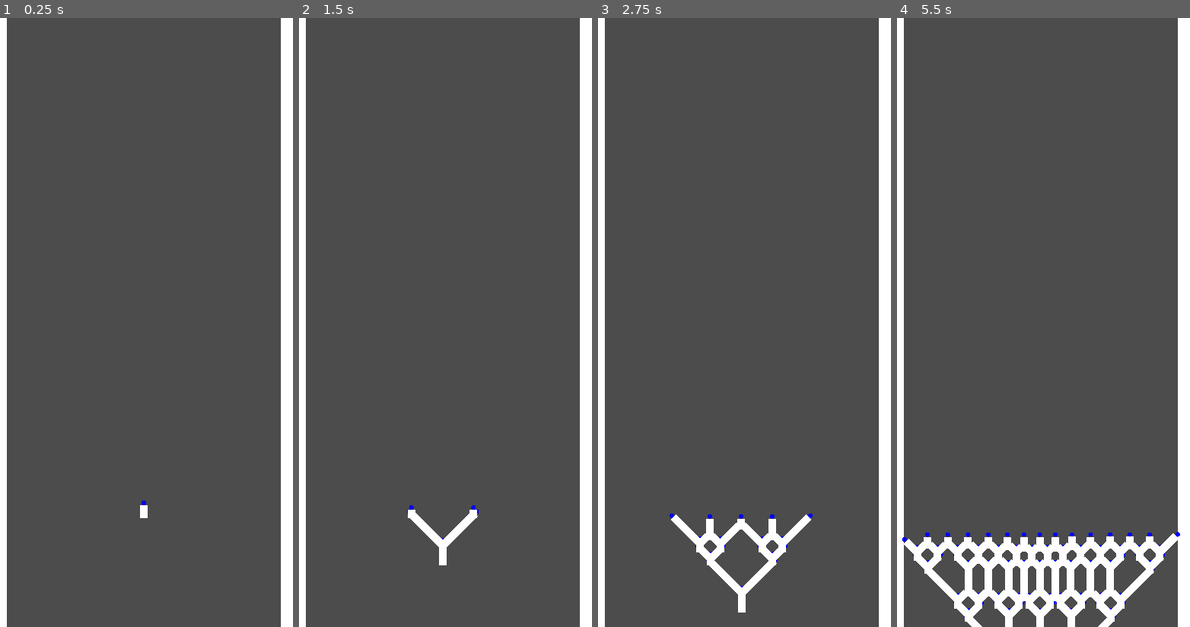
Above: before the commit, frames 1-4 (left to right).
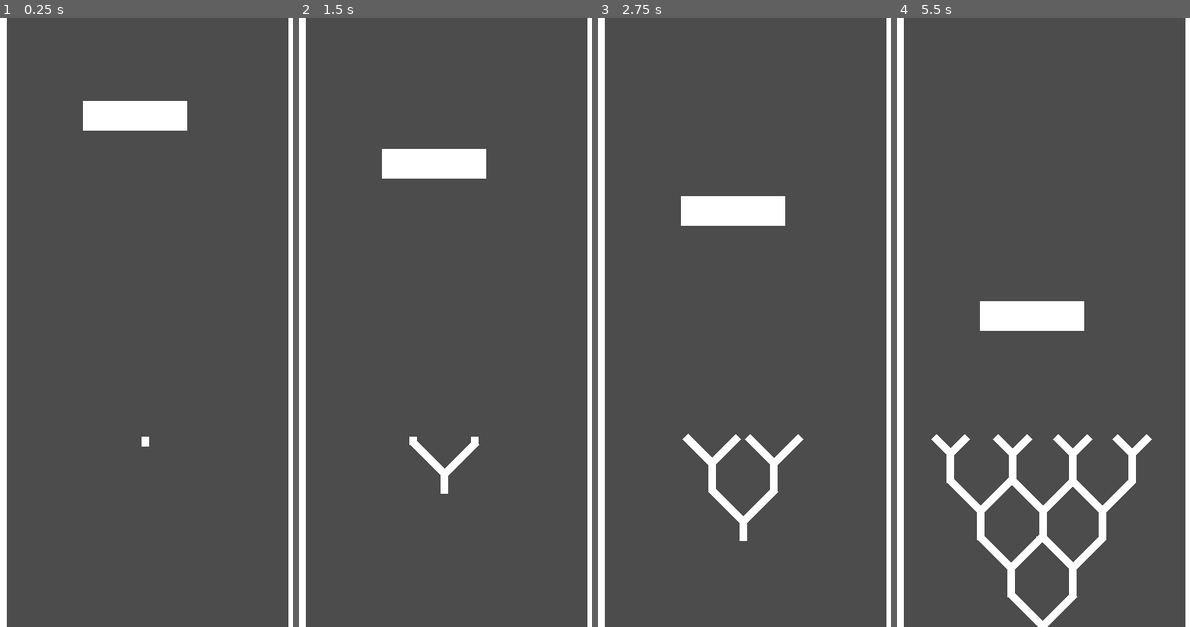
Above: after the commit, the same moments.

Repository: Ryan-Mirch/Divide-Endless-Runner-Game
Game: Godot game, scene res://Scenes/GameScene.tscn
Two runs of this game, one before a commit and one after it. Both use one fixed random seed, a clock stepped at 60 frames per second and the inputs below.
Inputs:
- Up to frame 1 (0.25 s): no input
- Up to frame 2 (1.5 s): tap Enter (ui_accept) at 0.5, 1.35 s; hold Enter (ui_accept) 0.53-1.28 s
- Up to frame 3 (2.75 s): tap Enter (ui_accept) at 1.52, 1.82 s; hold Enter (ui_accept) from 2.03 s (still down)
- Up to frame 4 (5.5 s): release Enter (ui_accept) at 2.78 s; tap Enter (ui_accept) at 2.85, 3.02, 3.32, 4.35, 4.52, 4.82 s; hold Enter (ui_accept) 3.53-4.28 s; hold Enter (ui_accept) from 5.03 s (still down)

The runs differ from the first frame. In frame 1, 4.4% of the frame differs, in the area x 28-99%, y 0-100%; in frame 2, 5.4%; in frame 3, 7.2%; in frame 4, 13%, in the area x 1-99%, y 0-100%.

Commit message:
Massive Update
Redid movement, splitting
added barriers
added borders

Diff:
--- a/Scenes/Barrier.tscn
+++ b/Scenes/Barrier.tscn
@@ -1,16 +1,76 @@
-[gd_scene load_steps=2 format=2]
+[gd_scene load_steps=4 format=2]
 
-[sub_resource type="RectangleShape2D" id=1]
-extents = Vector2( 19.7149, 806.304 )
+[sub_resource type="GDScript" id=3]
+script/source = "extends ColorRect
+
+# Declare member variables here. Examples:
+# var a = 2
+# var b = \"text\"
+
+# Called when the node enters the scene tree for the first time.
+func _ready():
+	pass # Replace with function body.
+
+# Called every frame. 'delta' is the elapsed time since the previous frame.
+func _process(delta):
+	update_length(delta)
+
+func update_length(delta):
+	var pixelsToMove
+	var speed = Global.speed
+
+	pixelsToMove = (speed * (delta))
+
+	rect_position.y += pixelsToMove
+
+	if rect_position.y > $\"../Garbage\".rect_position.y:
+		print(\"barrier deleted\")
+		queue_free()
+
+
+func _on_AreaBarrier_area_entered(area):
+	if area.name == \"AreaFront\":
+		area.get_seg().leading = false
+"
+
+[sub_resource type="GDScript" id=1]
+script/source = "extends Area2D
+
+# Declare member variables here. Examples:
+# var a = 2
+# var b = \"text\"
+
+# Called when the node enters the scene tree for the first time.
+func _ready():
+	pass # Replace with function body.
+
+# Called every frame. 'delta' is the elapsed time since the previous frame.
+#func _process(delta):
+#	pass
+
+func get_twin():
+	return self
+"
+
+[sub_resource type="RectangleShape2D" id=2]
+extents = Vector2( 67.1124, 20.8137 )
 
 [node name="Barrier" type="ColorRect"]
-margin_right = 40.0
-margin_bottom = 1607.0
+anchor_left = 1.0
+anchor_right = 1.0
+anchor_bottom = 1.0
+margin_left = -528.0
+margin_top = 934.0
+margin_right = -391.0
+margin_bottom = -627.0
+script = SubResource( 3 )
 
-[node name="Area2D" type="Area2D" parent="." groups=[
+[node name="AreaBarrier" type="Area2D" parent="." groups=[
 "Barrier",
 ]]
+script = SubResource( 1 )
 
-[node name="CollisionShape2D" type="CollisionShape2D" parent="Area2D"]
-position = Vector2( 20.4803, 807.351 )
-shape = SubResource( 1 )
+[node name="CollisionShape2D" type="CollisionShape2D" parent="AreaBarrier"]
+position = Vector2( 68.9339, 19.0043 )
+shape = SubResource( 2 )
+[connection signal="area_entered" from="AreaBarrier" to="." method="_on_AreaBarrier_area_entered"]
--- /dev/null
+++ b/Scenes/Border.tscn
@@ -0,0 +1,36 @@
+[gd_scene load_steps=3 format=2]
+
+[sub_resource type="GDScript" id=2]
+script/source = "extends Area2D
+
+# Declare member variables here. Examples:
+# var a = 2
+# var b = \"text\"
+
+# Called when the node enters the scene tree for the first time.
+func _ready():
+	pass # Replace with function body.
+
+# Called every frame. 'delta' is the elapsed time since the previous frame.
+#func _process(delta):
+#	pass
+
+func get_twin():
+	return self
+"
+
+[sub_resource type="RectangleShape2D" id=1]
+extents = Vector2( 19.7149, 806.304 )
+
+[node name="Border" type="ColorRect"]
+margin_right = 40.0
+margin_bottom = 1607.0
+
+[node name="Area2D" type="Area2D" parent="." groups=[
+"Barrier",
+]]
+script = SubResource( 2 )
+
+[node name="CollisionShape2D" type="CollisionShape2D" parent="Area2D"]
+position = Vector2( 20.4803, 807.351 )
+shape = SubResource( 1 )
--- a/Scenes/ColorRect.gd
+++ b/Scenes/ColorRect.gd
@@ -9,18 +9,25 @@
 var direction = 0
 var leftX = rect_position.x
 var rightX = rect_position.x + rect_size.x
+var twin = self
+var seg1 = self
+var seg2 = self
+
 # Called when the node enters the scene tree for the first time.
 func _ready():
-	pass # Replace with function body.
+	pass
 
 # Called every frame. 'delta' is the elapsed time since the previous frame.
 
 func set_direction(d):
 	direction = d
-	rect_rotation = rect_rotation - 45*direction
-	print(rect_rotation)
+
+	if direction != 0:
+		rect_rotation = rect_rotation - 45*direction
+		call_deferred("disableAreaCenter")
+
 	if direction == 0:
-		disableColliders()
+		call_deferred("disableAreaFront")
 
 func _process(delta):
 	update_length(delta)
@@ -31,9 +38,6 @@
 	var speed = Global.speed
 
 	pixelsToMove = (speed * (delta))
-	#pixelsToMove = 1
-
-
 
 	if direction == 0 && leading:
 		rect_size.y += pixelsToMove
@@ -46,22 +50,23 @@
 	if !leading:
 		rect_position.y += pixelsToMove
 
+	if rect_position.y > $"../Garbage".rect_position.y:
+		queue_free()
+
 func straighten(xPos):
 	if direction == 0: return
 	leading = false
-	disableColliders()
+	call_deferred("disableAreaFront")
 
 	var seg = Global.segment.instance()
-	seg.disableColliders()
 	get_parent().add_child(seg)
 
 	seg.rect_position = spawnPoint.get_global_position()
 
-	seg.rect_position.y += 2
+	seg.rect_position.y = Global.segY
 
 	if direction < 0:
 		seg.rect_position.x -= (rect_size.x / 2) +2
-
 
 	if direction > 0:
 		seg.rect_position.x -= (rect_size.x / 2) - 1
@@ -73,10 +78,13 @@
 	if direction != 0: return
 
 	leading = false
-	disableColliders()
+	call_deferred("disableAreaFront")
 
-	var seg1 = Global.segment.instance()
-	var seg2 = Global.segment.instance()
+	seg1 = Global.segment.instance()
+	seg2 = Global.segment.instance()
+
+	seg1.twin = seg2
+	seg2.twin = seg1
 
 	get_parent().add_child(seg1)
 	get_parent().add_child(seg2)
@@ -87,11 +95,15 @@
 	seg1.rect_position.x -= rect_size.x / 2
 	seg2.rect_position.x -= rect_size.x / 2
 
-	seg1.rect_position.y += 4
-	seg2.rect_position.y += 4
+	seg1.rect_position.y = Global.segY
+	seg2.rect_position.y = Global.segY
 
 	seg1.set_direction(-1)
 	seg2.set_direction(1)
+
+
+
+
 
 func combine(hitXPos):
 
@@ -101,32 +113,37 @@
 	straighten(xPos)
 
 
-func _on_AreaLeft_area_entered(area):
-	if direction == -1:return
-	if direction == 0:return
+func disableAreaFront():
+	$"Control/AreaFront/CollisionShape2D".disabled = true
+
+func disableAreaCenter():
+	$"Control/AreaCenter/CollisionShape2D".disabled = true
 
 
 
-
-	disableColliders()
-	leading = false
-
-
-func _on_AreaRight_area_entered(area):
-	if direction == 1:return
+func _on_AreaFront_area_entered(area):
+	if area.name == "AreaCenter":return
 	if direction == 0:return
 	if leading == false:return
-
-	disableColliders()
+	if area.get_twin() == self: return
 	leading = false
 
 	if area.is_in_group("Barrier"): return
+	if get_index() < area.get_seg().get_index(): return
+
 
 	var xPos = area.get_parent().get_global_transform().origin.x
-	print(xPos)
+	#print(xPos)
 
 	combine(xPos)
 
-func disableColliders():
-	$"Control/AreaLeft/CollisionShape2D".disabled = true
-	$"Control/AreaRight/CollisionShape2D".disabled = true
+
+func _on_AreaCenter_area_entered(area):
+	if leading == false: return
+	if area.name != "AreaFront": return
+	if area == $"Control/AreaFront": return
+	if area.get_seg() == self: return
+	if area.get_seg() == seg1: return
+	if area.get_seg() == seg2: return
+
+	area.get_seg().leading = false
--- a/Scenes/GameScene.tscn
+++ b/Scenes/GameScene.tscn
@@ -1,25 +1,62 @@
-[gd_scene load_steps=3 format=2]
+[gd_scene load_steps=5 format=2]
 
 [ext_resource path="res://Scenes/Segment.tscn" type="PackedScene" id=1]
-[ext_resource path="res://Scenes/Barrier.tscn" type="PackedScene" id=2]
+[ext_resource path="res://Scenes/Border.tscn" type="PackedScene" id=2]
+[ext_resource path="res://Scenes/Barrier.tscn" type="PackedScene" id=3]
+
+[sub_resource type="GDScript" id=1]
+script/source = "extends Control
+
+# Declare member variables here. Examples:
+# var a = 2
+# var b = \"text\"
+
+# Called when the node enters the scene tree for the first time.
+func _ready():
+	pass # Replace with function body.
+
+# Called every frame. 'delta' is the elapsed time since the previous frame.
+#func _process(delta):
+#	pass
+"
 
 [node name="GameScene" type="Control"]
 anchor_right = 1.0
 anchor_bottom = 1.0
+script = SubResource( 1 )
 
 [node name="Segment" parent="." instance=ExtResource( 1 )]
-margin_left = -10.0
-margin_top = -160.0
-margin_right = 0.0
-margin_bottom = -156.0
+margin_left = -7.84912
+margin_top = -250.0
+margin_right = 2.15088
+margin_bottom = -250.0
 
-[node name="Barrier" parent="." instance=ExtResource( 2 )]
+[node name="Garbage" type="Control" parent="."]
+anchor_left = 0.5
+anchor_top = 1.0
+anchor_right = 0.5
+anchor_bottom = 1.0
+margin_top = 30.0
+margin_bottom = 30.0
 
-[node name="Barrier2" parent="." instance=ExtResource( 2 )]
+[node name="Border Left" parent="." instance=ExtResource( 2 )]
+anchor_bottom = 1.0
+margin_left = -0.912811
+margin_bottom = 0.0
+
+[node name="Border Right" parent="." instance=ExtResource( 2 )]
 anchor_left = 1.0
 anchor_right = 1.0
-margin_left = -50.0
-margin_top = -1.0
+anchor_bottom = 1.0
+margin_left = -40.0
 margin_right = 0.0
-margin_bottom = 1604.0
-[connection signal="gui_input" from="." to="." method="_on_GameScene_gui_input"]
+margin_bottom = 0.0
+
+[node name="Barrier" parent="." instance=ExtResource( 3 )]
+anchor_left = 0.0
+anchor_right = 0.0
+anchor_bottom = 0.0
+margin_left = 140.303
+margin_top = 96.997
+margin_right = 277.303
+margin_bottom = 135.997
--- a/Scenes/Segment.tscn
+++ b/Scenes/Segment.tscn
@@ -14,15 +14,62 @@
 	position = Vector2(rect_position.x -5, rect_position.y - 3)
 
 func _draw():
-	draw_circle(position,3,Color(0,0,1,1))
+	pass
+	#draw_circle(position,3,Color(0,0,1,1))
 
 # Called every frame. 'delta' is the elapsed time since the previous frame.
 #func _process(delta):
 #	pass
 "
 
-[sub_resource type="CircleShape2D" id=2]
-radius = 1.0
+[sub_resource type="GDScript" id=4]
+script/source = "extends Area2D
+
+# Declare member variables here. Examples:
+# var a = 2
+# var b = \"text\"
+# Called when the node enters the scene tree for the first time.
+func _ready():
+	pass
+
+# Called every frame. 'delta' is the elapsed time since the previous frame.
+#func _process(delta):
+#	pass
+
+func get_twin():
+	return $\"../..\".twin
+
+func get_seg():
+	return $\"../..\"
+"
+
+[sub_resource type="CapsuleShape2D" id=2]
+radius = 0.5
+height = 2.0
+
+[sub_resource type="GDScript" id=6]
+script/source = "extends Area2D
+
+# Declare member variables here. Examples:
+# var a = 2
+# var b = \"text\"
+
+# Called when the node enters the scene tree for the first time.
+func _ready():
+	pass # Replace with function body.
+
+# Called every frame. 'delta' is the elapsed time since the previous frame.
+#func _process(delta):
+#	pass
+
+func get_twin():
+	return $\"../..\".twin
+
+func get_seg():
+	return $\"../..\""
+
+[sub_resource type="RectangleShape2D" id=5]
+extents = Vector2( 2.86679, 4.57068 )
 
 [node name="Segment" type="ColorRect" groups=[
 "Segment",
@@ -44,24 +91,23 @@
 anchor_right = 0.5
 script = SubResource( 1 )
 
-[node name="AreaLeft" type="Area2D" parent="Control"]
-position = Vector2( 5.02618, -0.0466309 )
-rotation = -3.14159
+[node name="AreaFront" type="Area2D" parent="Control"]
+position = Vector2( 5.0799, 0.0599365 )
+rotation = 3.14159
+script = SubResource( 4 )
 
-[node name="CollisionShape2D" type="CollisionShape2D" parent="Control/AreaLeft"]
-position = Vector2( 9.06332, -0.0299072 )
+[node name="CollisionShape2D" type="CollisionShape2D" parent="Control/AreaFront"]
+position = Vector2( 4.87033, 0.071167 )
 shape = SubResource( 2 )
 one_way_collision = true
 one_way_collision_margin = 0.0
 
-[node name="AreaRight" type="Area2D" parent="Control"]
-position = Vector2( 5.0799, 0.0600586 )
-rotation = 3.14159
+[node name="AreaCenter" type="Area2D" parent="Control"]
+position = Vector2( 0.174194, 2.26489 )
+script = SubResource( 6 )
 
-[node name="CollisionShape2D" type="CollisionShape2D" parent="Control/AreaRight"]
-position = Vector2( 0.945527, 0.0238037 )
-shape = SubResource( 2 )
-one_way_collision = true
-one_way_collision_margin = 0.0
-[connection signal="area_entered" from="Control/AreaLeft" to="." method="_on_AreaLeft_area_entered"]
-[connection signal="area_entered" from="Control/AreaRight" to="." method="_on_AreaRight_area_entered"]
+[node name="CollisionShape2D" type="CollisionShape2D" parent="Control/AreaCenter"]
+position = Vector2( 0.032135, 2.38074 )
+shape = SubResource( 5 )
+[connection signal="area_entered" from="Control/AreaFront" to="." method="_on_AreaFront_area_entered"]
+[connection signal="area_entered" from="Control/AreaCenter" to="." method="_on_AreaCenter_area_entered"]
--- a/Scripts/Global.gd
+++ b/Scripts/Global.gd
@@ -2,14 +2,15 @@
 
 var speed = 50
 
-var splitDelay = 0.1
+var splitDelay = 0.5
 var lastSplit = 0
-var split = true
+onready var segY = get_viewport().size.y - 250
 
-onready var segment = load("res://Scenes/Segment.tscn")
+
+var segment = preload("res://Scenes/Segment.tscn")
 
 func _ready():
-	pass # Replace with function body.
+	pass
 
 # Called every frame. 'delta' is the elapsed time since the previous frame.
 func _process(delta):
@@ -20,6 +21,11 @@
 	if event.is_action_pressed("ui_accept"):
 		if lastSplit > splitDelay:
 			lastSplit = 0
+			var split = true
+			for n in get_tree().get_nodes_in_group("Segment"):
+				if n.direction != 0 && n.leading:
+					split = false
+
 			if split:
 				for n in get_tree().get_nodes_in_group("Segment"):
 					if n.leading:
@@ -30,5 +36,3 @@
 				for n in get_tree().get_nodes_in_group("Segment"):
 					if n.leading:
 						n.straighten(-1)
-
-			split = !split
Not shown: 1 places in Scenes/Segment.tscn that only renumber resources
